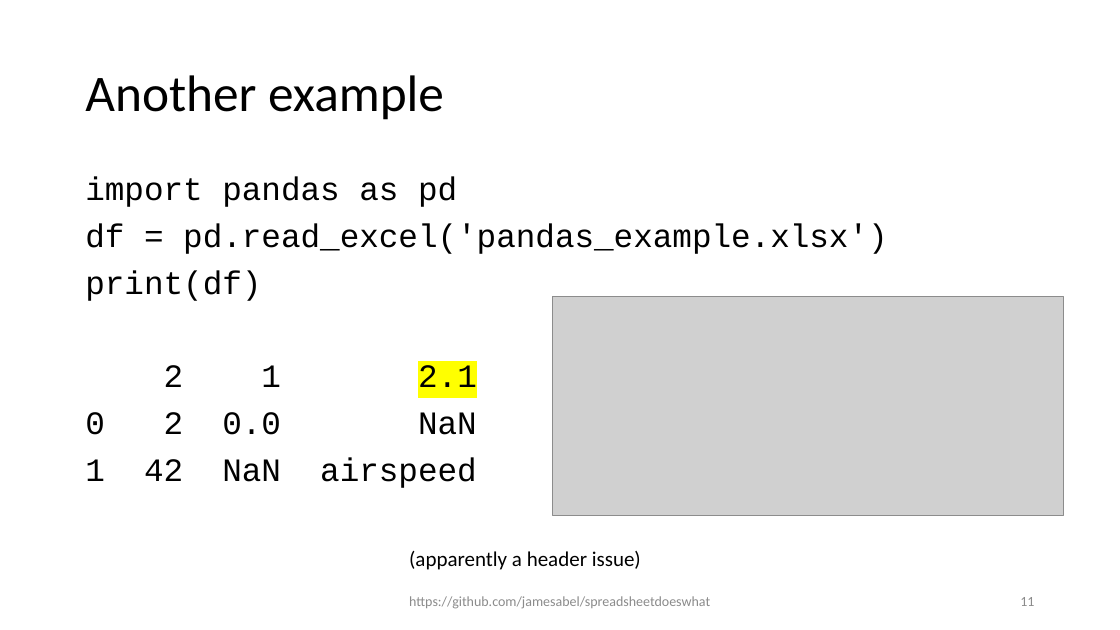
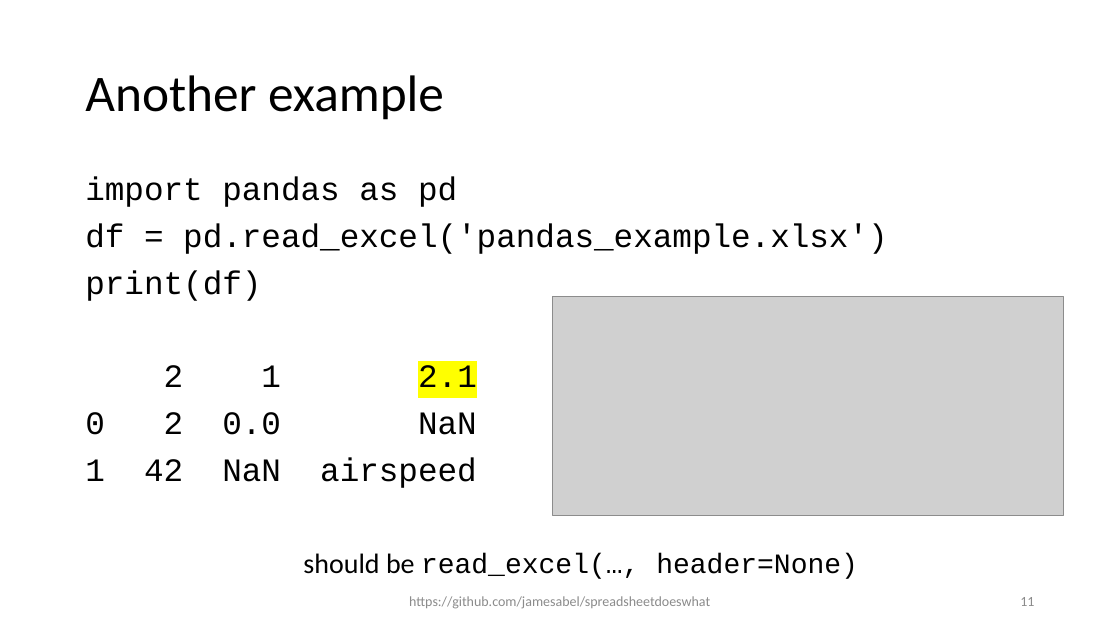
Before and after one commit to jamesabel/spreadsheetdoeswhat, a slide deck: slide 11 of SF Python SpreadsheetDoesWhat.pptx. Drawn at 1120x630 pixels with LibreOffice and Linux fonts; fonts in the diff are those of the drawing; grey boxes stand for pictures. Boxes give left, top, right and bottom in pixels: in the first picture for what was removed or moved away, otherwise in the second. Text is boxed around its words. In the diff, an @@ line names an element or a change of style, - is before the commit and + after.

```diff
--- a/SF Python SpreadsheetDoesWhat.pptx
+++ b/SF Python SpreadsheetDoesWhat.pptx
@@ text at box(303, 553, 858, 579): text changed; size 18 to 24 pt; font Calibri to Courier New @@
-(apparently a header issue)
+should be read_excel(…, header=None)
```
Also in this commit, not shown: 2 other slides changed, 2 other files.
